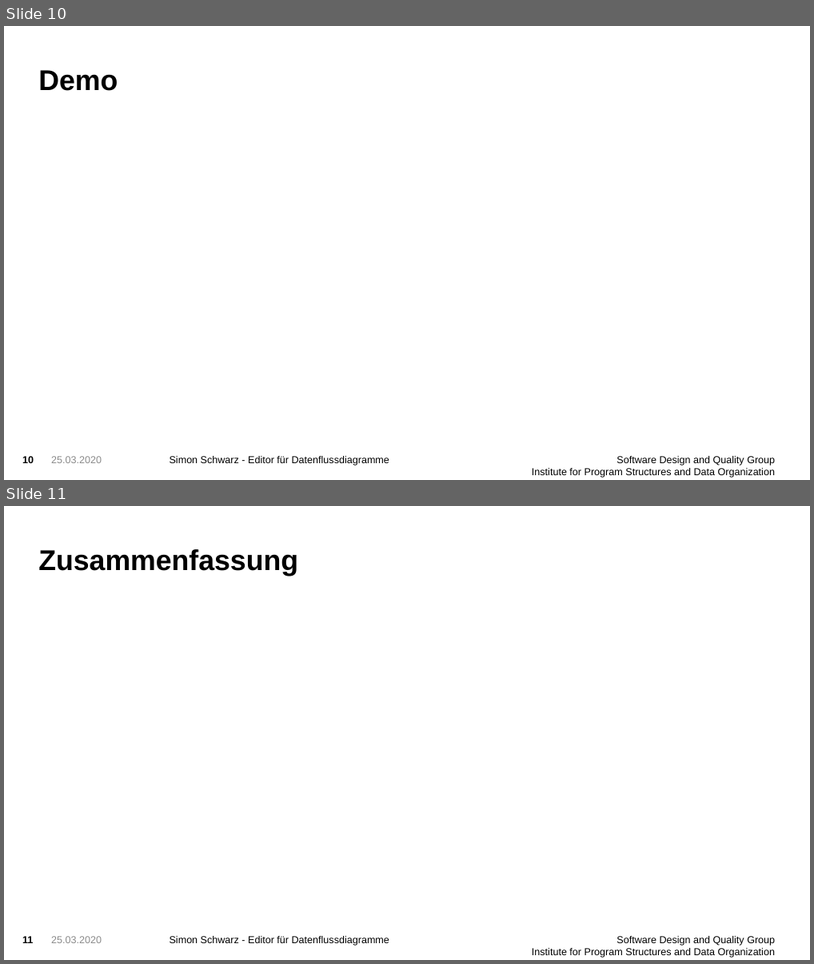
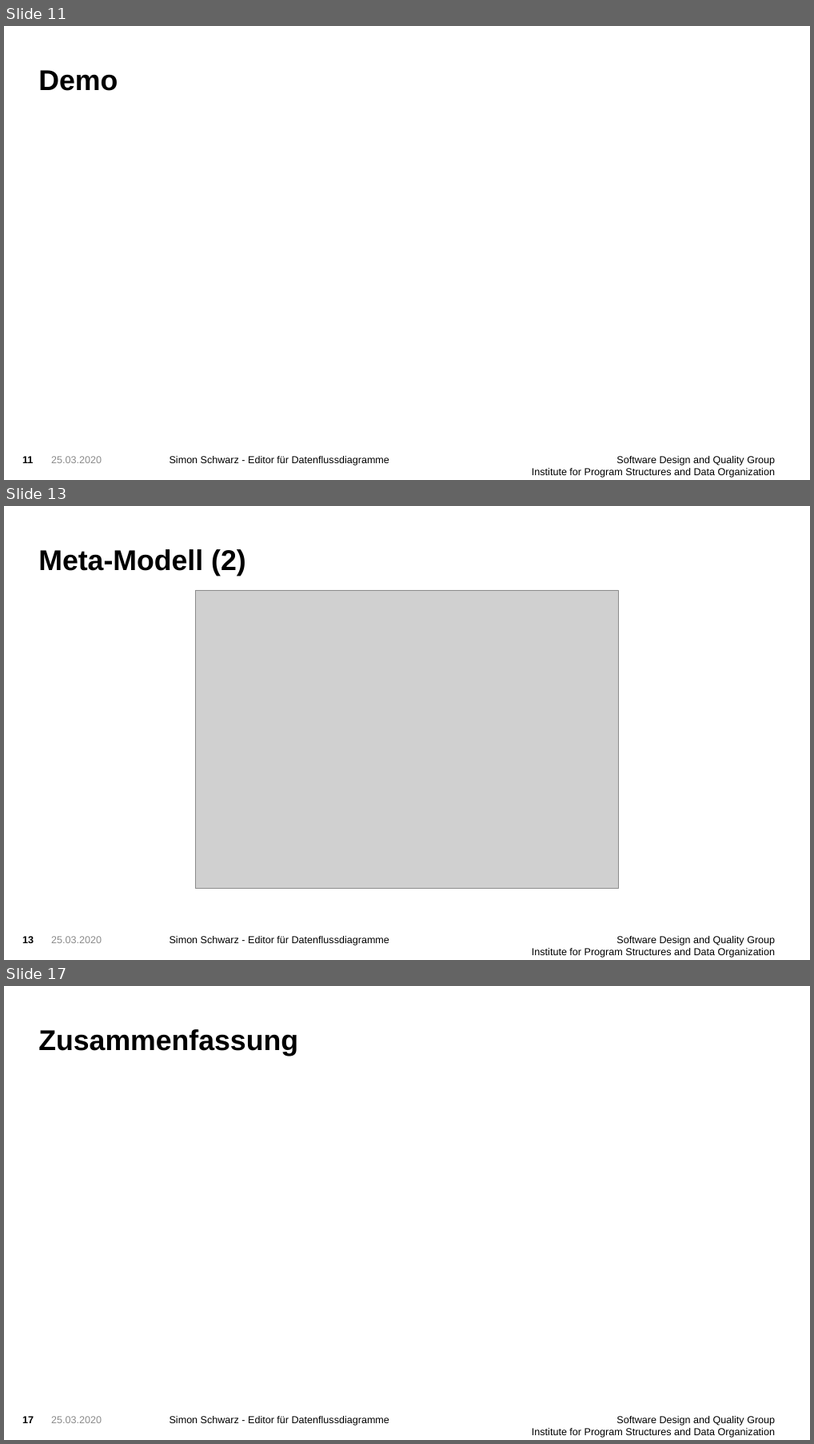
Before and after one commit to FluidTrust/Palladio-Supporting-DataFlowDiagram, a slide deck: presentation/presentation1.pptx. Shown one above the other, each under a label of ours: slides 10 and 11 before the commit, slides 11, 13 and 17 after it; the slides between them are not shown. The pictures are 814x964 and 814x1444 pixels, drawn with LibreOffice and Linux fonts; fonts in the diff are those of the drawing; grey boxes stand for pictures; background and template pictures are left out. Boxes give left, top, right and bottom in pixels: in the first picture for what was removed or moved away, otherwise in the second. Text is boxed around its words. In the diff, an @@ line names an element or a change of style, - is before the commit and + after.

Commit message:
fix validation bug; export images for presentation

```diff
--- a/presentation/presentation1.pptx
+++ b/presentation/presentation1.pptx
@@ slide 13 added at (x1=4, y1=506, x2=810, y2=960), background picture (left out); not listed: 2 template elements that a slide beside it also shows @@
@@ title added at (x1=38, y1=549, x2=246, y2=576), 34 pt, text #000000, bold @@
+Meta-Modell (2)
@@ picture added at (x1=196, y1=590, x2=618, y2=888) @@
@@ page number added at (x1=22, y1=936, x2=34, y2=943), 12 pt, text #000000, bold @@
+13
@@ text added at (x1=51, y1=936, x2=102, y2=943), 12 pt, text #8C8C8C @@
+25.03.2020
@@ what was slide 10 is now slide 11 @@
@@ page number at (x1=22, y1=456, x2=33, y2=463): text changed @@
-10
+11
@@ what was slide 11 is now slide 17 @@
@@ page number at (x1=22, y1=1416, x2=34, y2=1423): text changed @@
-11
+17
```
Also in this commit, not shown: 1 slide changed, 5 other slides added, 12 other files.
